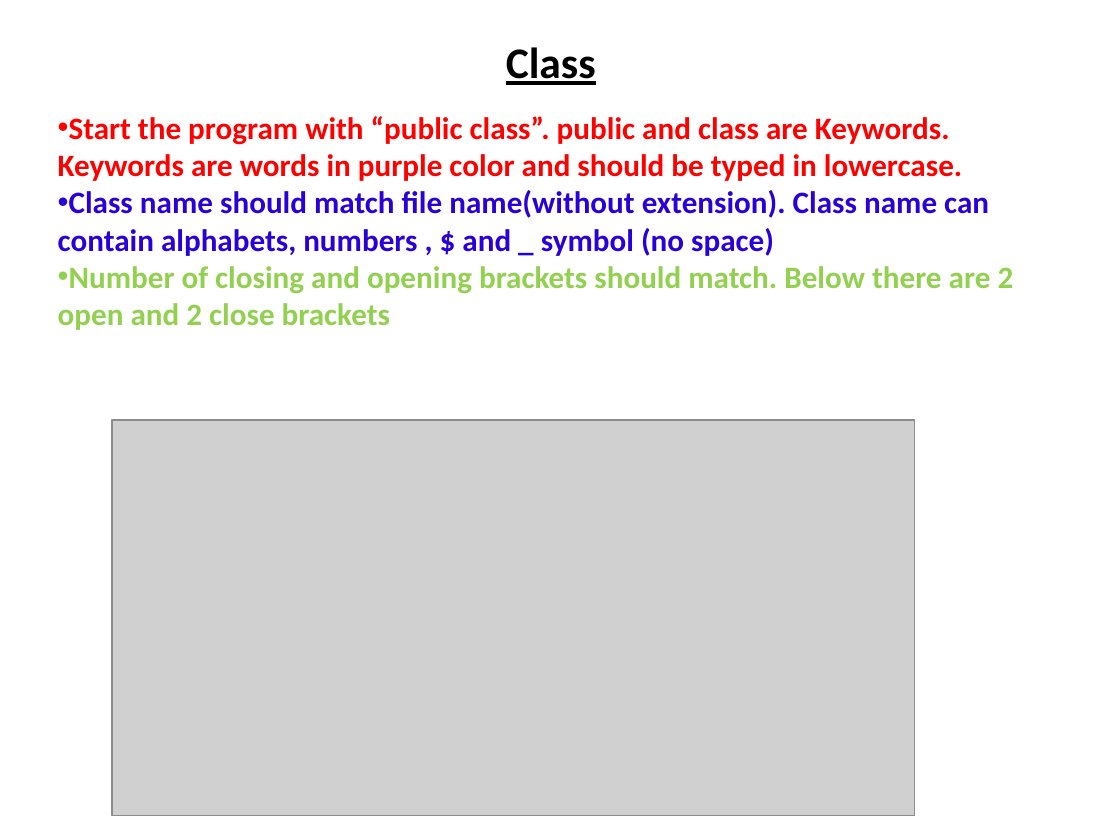
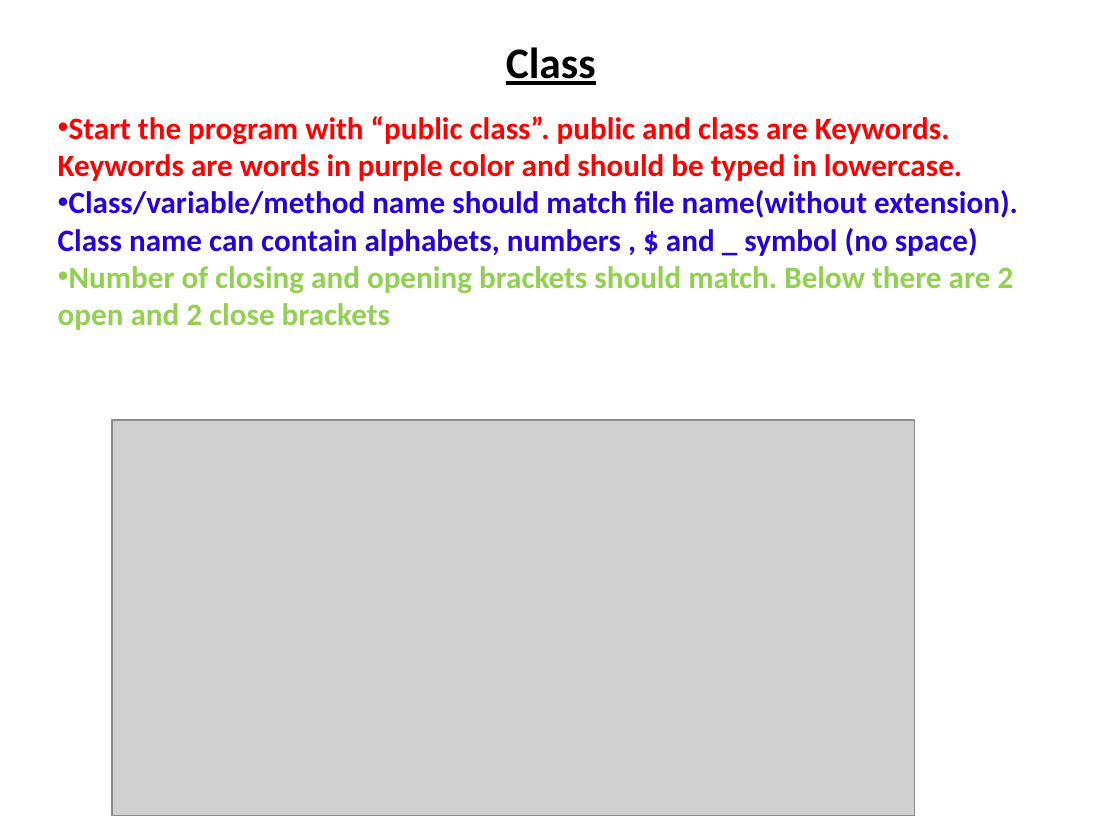
Before and after one commit to thinkcodegravity/dec24java, a slide deck: slide 1 of java_programming_rules.pptx. Drawn at 1120x840 pixels with LibreOffice and Linux fonts; fonts in the diff are those of the drawing; grey boxes stand for pictures. Boxes give left, top, right and bottom in pixels: in the first picture for what was removed or moved away, otherwise in the second. Text is boxed around its words. In the diff, an @@ line names an element or a change of style, - is before the commit and + after.

Commit message:
variables and data structure

```diff
--- a/java_programming_rules.pptx
+++ b/java_programming_rules.pptx
@@ text at (x1=58, y1=190, x2=1018, y2=256): text changed @@
-• Class name should match file name(without extension). Class name can contain alphabets, numbers , $ and _ symbol (no space)
+• Class/variable/method name should match file name(without extension). Class name can contain alphabets, numbers , $ and _ symbol (no space)
```
Also in this commit, not shown: 11 other files.
